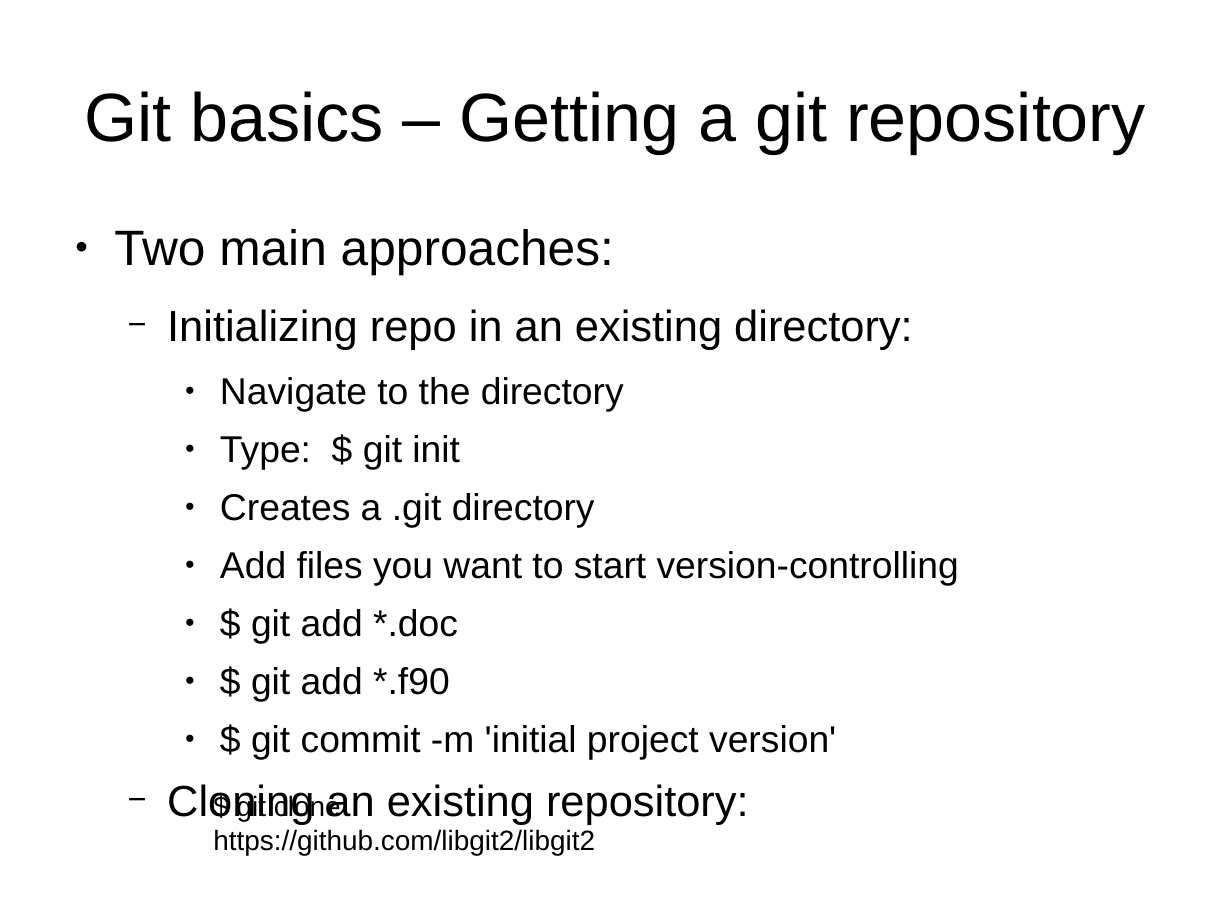
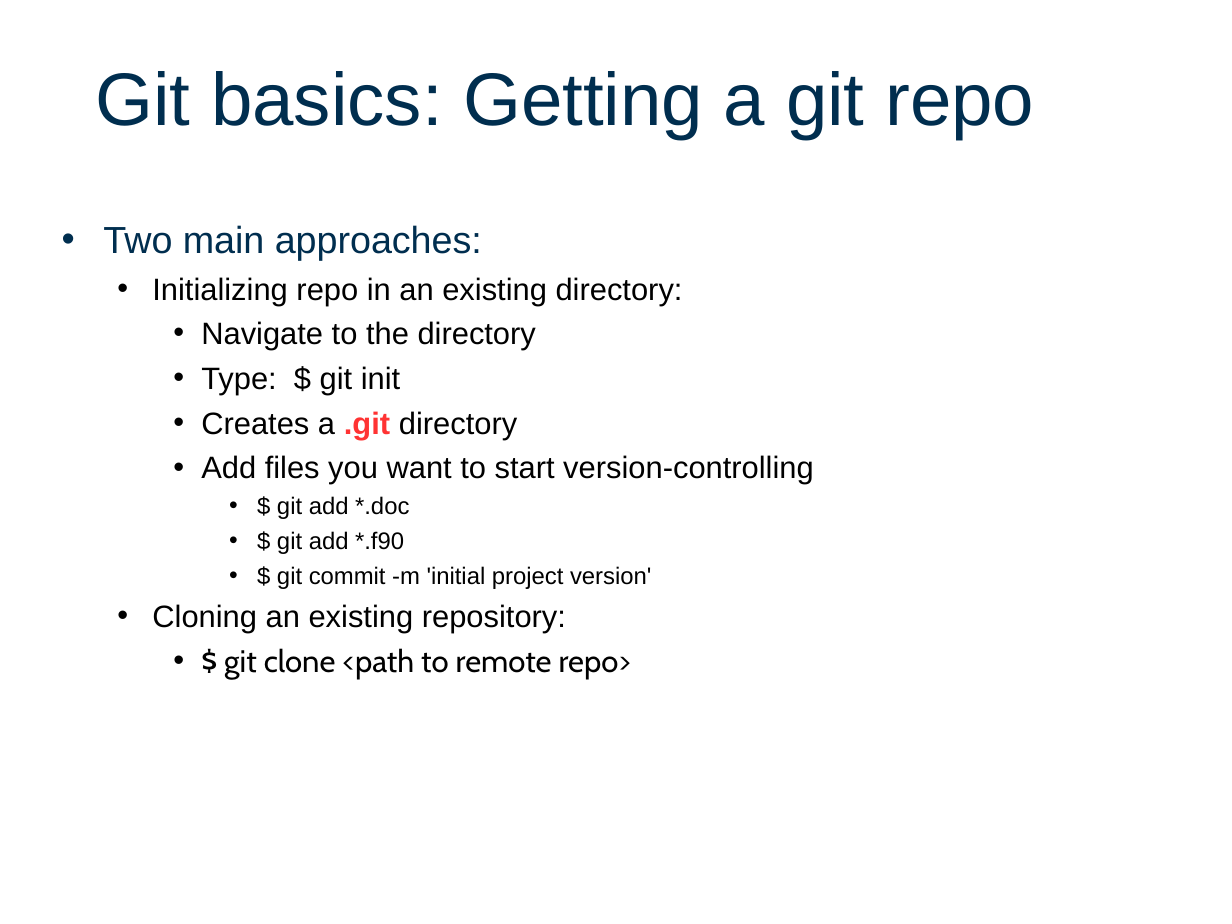
Before and after one commit to FineWilms/Workshop_github, a slide deck: slide 6 of intro2Git.odp. Drawn at 1232x924 pixels with LibreOffice and Linux fonts; fonts in the diff are those of the drawing; background and template pictures are left out. Boxes give left, top, right and bottom in pixels: in the first picture for what was removed or moved away, otherwise in the second. Text is boxed around its words. In the diff, an @@ line names an element or a change of style, - is before the commit and + after.

```diff
--- a/intro2Git.odp
+++ b/intro2Git.odp
@@ title "Git basics: Getting a git ..." at box(95, 71, 1034, 139): vertical alignment middle to top @@
@@ title at box(95, 71, 1034, 139): text changed; size 44 to 48 pt; text colour #000000 to #002E4F @@
-Git basics – Getting a git repository
+Git basics: Getting a git repo
@@ text at box(103, 225, 814, 632): size 32 to 24.3 pt, text colour #000000 to #002E4F in "Two main approaches:"; size 28 to 19.9 pt in "Initializing repo in an existing directory:", "Cloning an existing repository:"; size 24 to 19.9 pt in "Navigate to the directory", "Type: $ git init", "Creates a .git directory", "Add files you want to start version-controlling"; text colour #000000 to #FF3333, bold on in ".git"; size 24 to 15.4 pt in "$ git add *.doc", "$ git add *.f90", "$ git commit -m 'initial project version'"; bullet ● to •; less space between paragraphs; bullet − to •; list level 3 to 4 in "$ git add *.doc"; list level 3 to 4 in "$ git add *.f90"; list level 3 to 4 in "$ git commit -m 'initial ..." @@
@@ text at box(224, 648, 631, 679): paragraph added @@
+    • $ git clone <path to remote repo>
@@ text removed at box(213, 794, 595, 855) @@
-$ git clone https://github.com/libgit2/libgit2
```
Also in this commit, not shown: 11 other slides changed.
